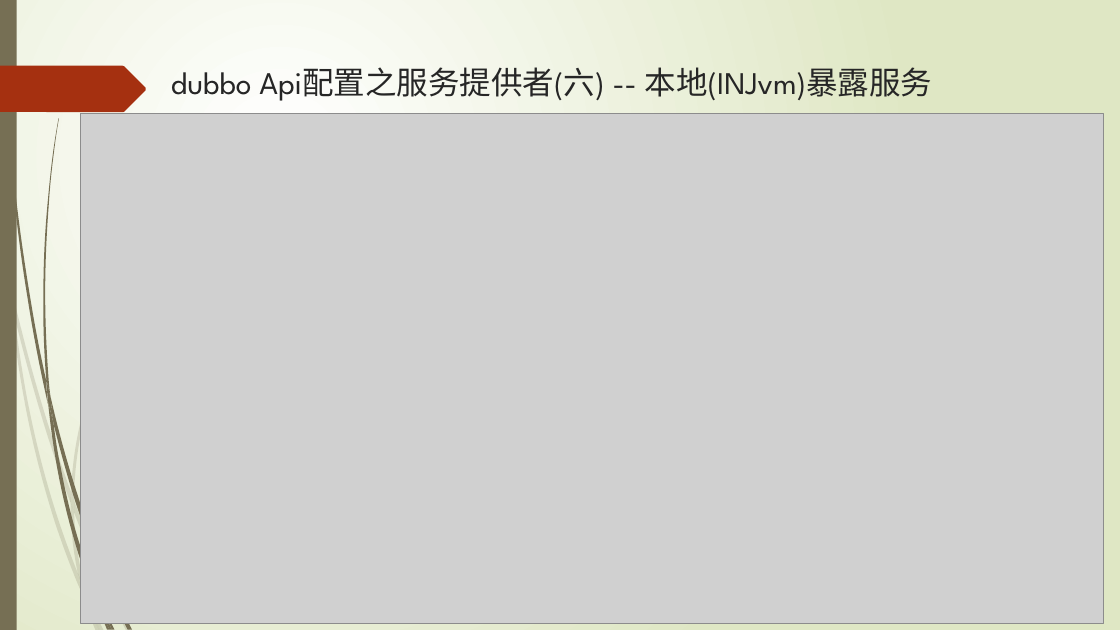
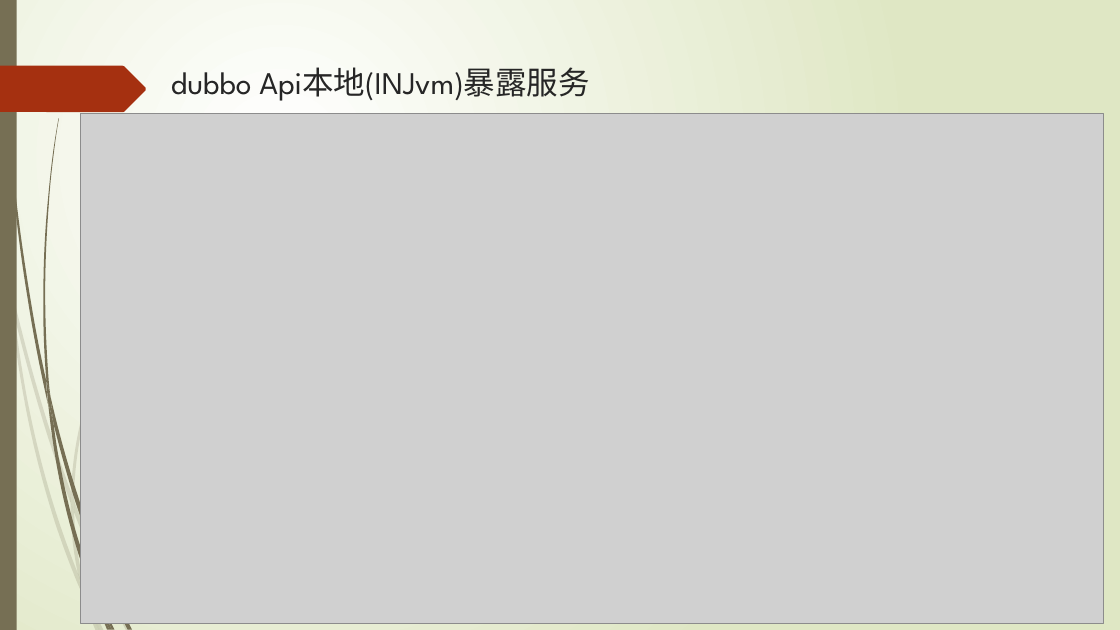
Before and after one commit to ityongman/Source_code_from-entry_to_giveup, a slide deck: slide 15 of dubbo/Dubbo 分析之API配置 v1.0 (二).pptx (slide 11 before the commit). Drawn at 1120x630 pixels with LibreOffice and Linux fonts; fonts in the diff are those of the drawing; grey boxes stand for pictures. Boxes give left, top, right and bottom in pixels: in the first picture for what was removed or moved away, otherwise in the second. Text is boxed around its words. In the diff, an @@ line names an element or a change of style, - is before the commit and + after.

Commit message:
添加dubbo服务暴露，引用对应解析ppt及图

```diff
--- a/dubbo/Dubbo 分析之API配置 v1.0 (二).pptx
+++ b/dubbo/Dubbo 分析之API配置 v1.0 (二).pptx
@@ title at (171, 67, 589, 101): text changed @@
-dubbo Api配置之服务提供者(六) -- 本地(INJvm)暴露服务
+dubbo Api本地(INJvm)暴露服务
```
Also in this commit, not shown: 5 other slides changed, 5 slides added, 6 other files.
